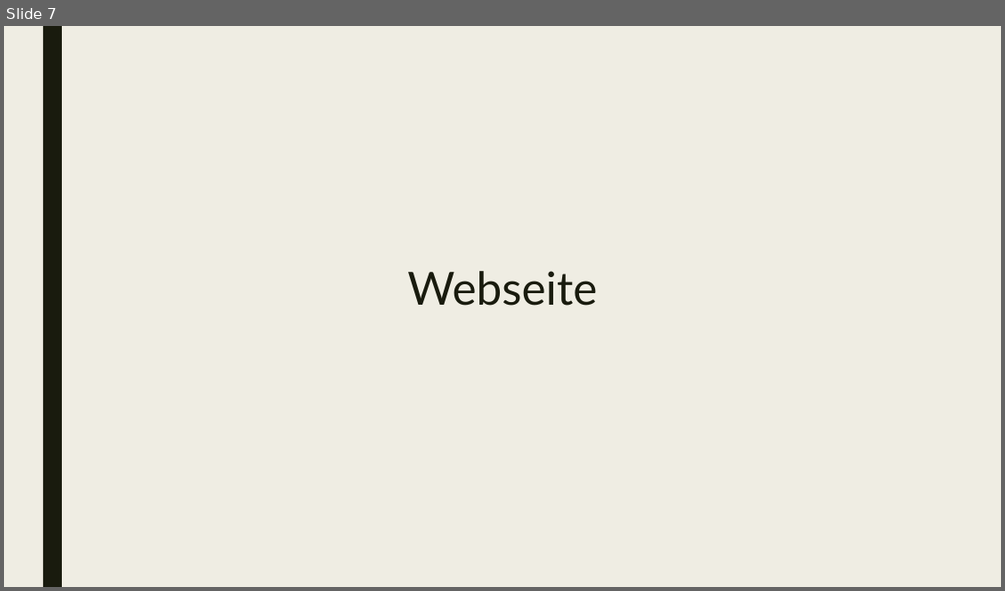
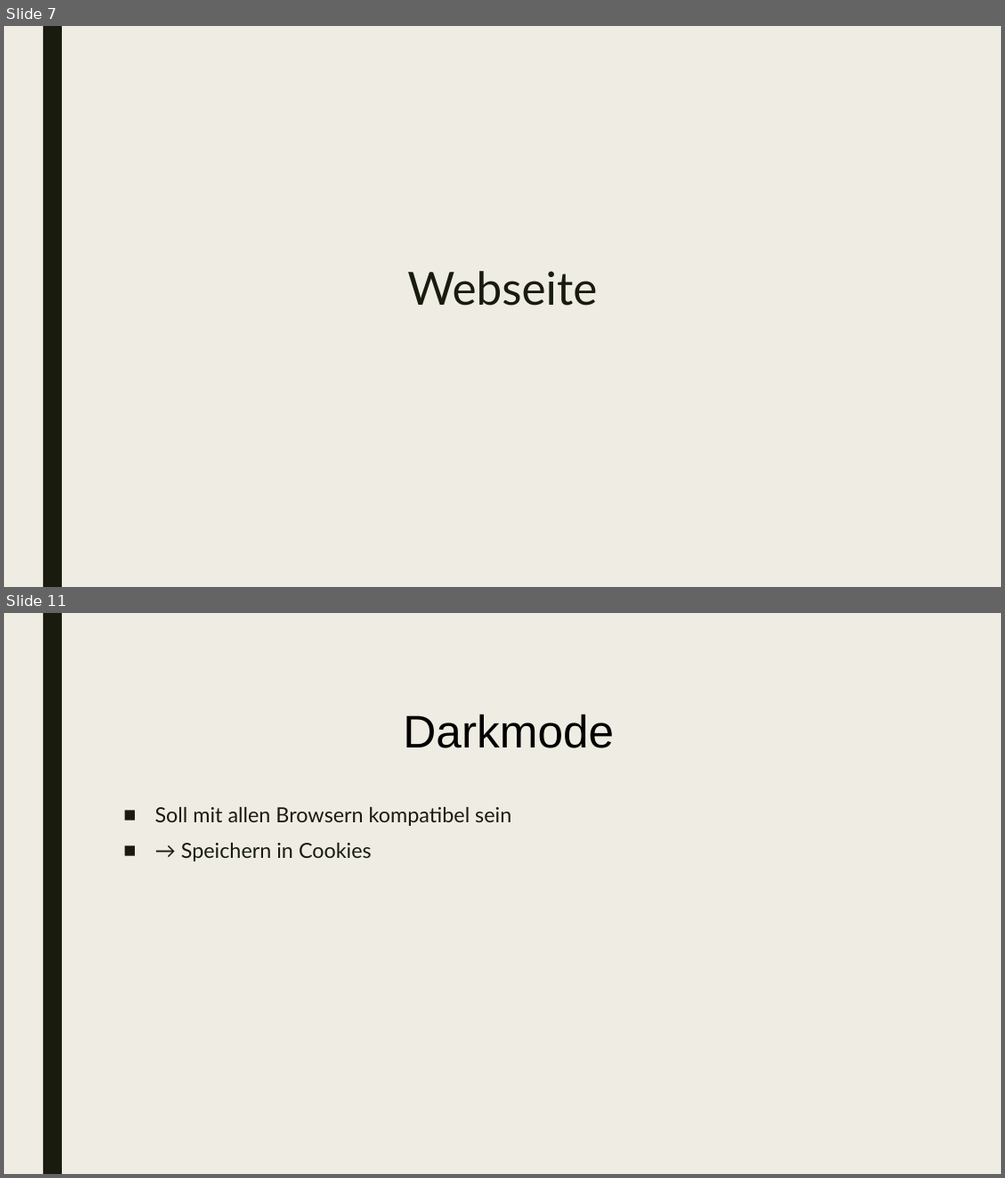
Before and after one commit to philippthuemler/WebEngineering_WordCounter, a slide deck: presentation_WordCounter.pptx. Shown one above the other, each under a label of ours: slide 7 before the commit, slides 7 and 11 after it; the slides between them are not shown. The pictures are 1005x591 and 1005x1178 pixels, drawn with LibreOffice and Linux fonts; fonts in the diff are those of the drawing. Boxes give left, top, right and bottom in pixels: in the first picture for what was removed or moved away, otherwise in the second. Text is boxed around its words. In the diff, an @@ line names an element or a change of style, - is before the commit and + after.

```diff
--- a/presentation_WordCounter.pptx
+++ b/presentation_WordCounter.pptx
@@ slide 11 added at [4,613,1001,1174], background #EFEDE3; not listed: 1 template element that a slide beside it also shows @@
@@ text added at [403,714,614,748], 44 pt, text #000000 @@
+Darkmode
@@ text added at [155,806,511,861], 20 pt, text #191B0E @@
+■ Soll mit allen Browsern kompatibel sein
+■ → Speichern in Cookies
```
Also in this commit, not shown: 3 other slides added, 4 slides removed, 1 other file.
